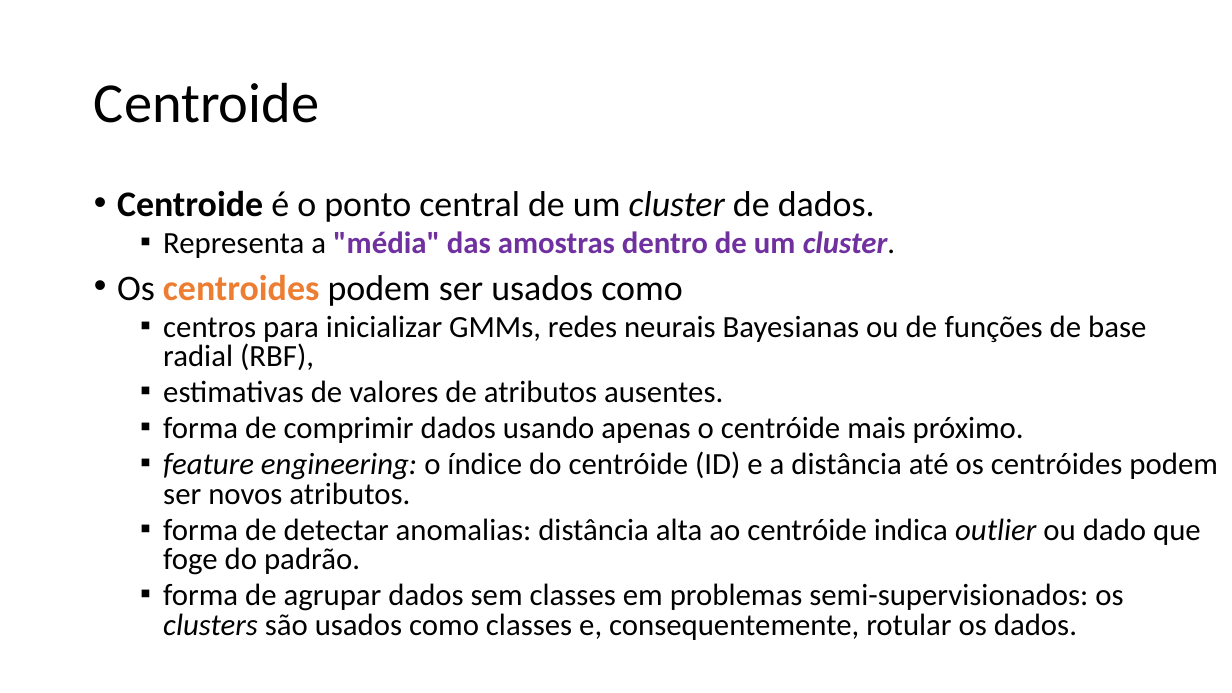
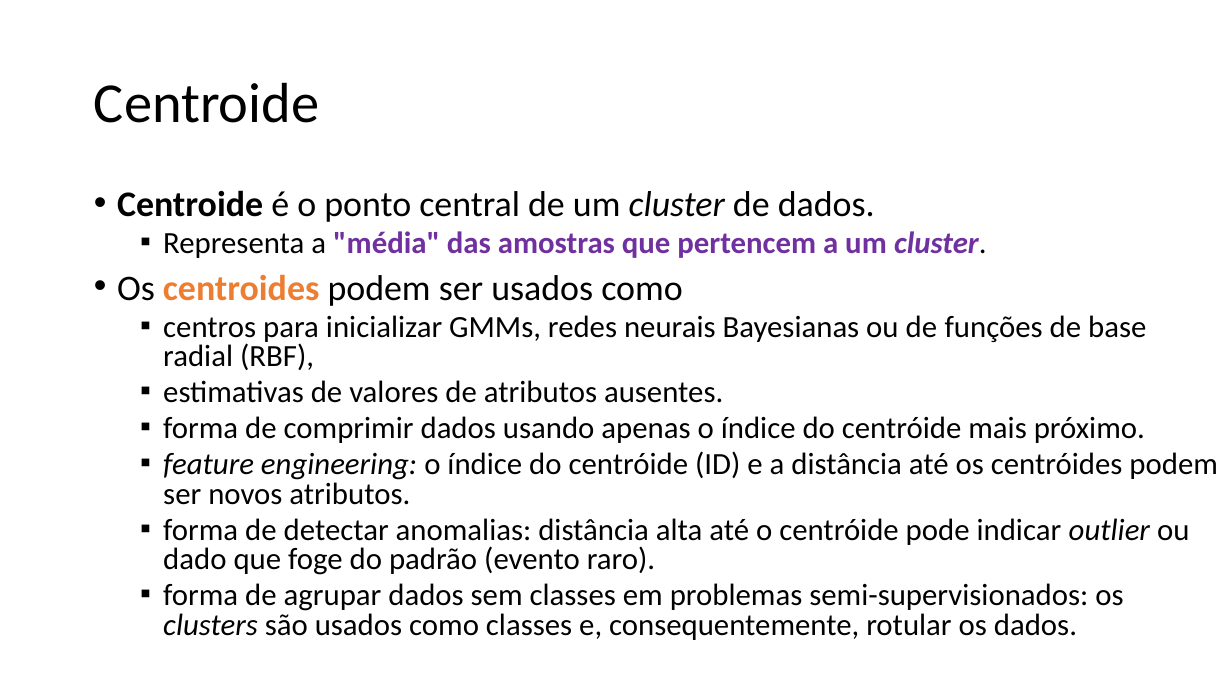
Before and after one commit to zz4fap/c24_inteligencia_artificial, a slide deck: slide 11 of slides/C24_kMeans.pptx. Drawn at 1232x693 pixels with LibreOffice and Linux fonts; fonts in the diff are those of the drawing. Boxes give left, top, right and bottom in pixels: in the first picture for what was removed or moved away, otherwise in the second. Text is boxed around its words. In the diff, an @@ line names an element or a change of style, - is before the commit and + after.

```diff
--- a/slides/C24_kMeans.pptx
+++ b/slides/C24_kMeans.pptx
@@ text at (x1=163, y1=231, x2=986, y2=258): text changed @@
-  ▪ Representa a "média" das amostras dentro de um cluster.
+  ▪ Representa a "média" das amostras que pertencem a um cluster.
@@ text at (x1=163, y1=416, x2=1145, y2=443): text changed @@
-  ▪ forma de comprimir dados usando apenas o centróide mais próximo.
+  ▪ forma de comprimir dados usando apenas o índice do centróide mais próximo.
@@ text at (x1=163, y1=518, x2=1189, y2=575): text changed @@
-  ▪ forma de detectar anomalias: distância alta ao centróide indica outlier ou dado que foge do padrão.
+  ▪ forma de detectar anomalias: distância alta até o centróide pode indicar outlier ou dado que foge do padrão (evento raro).
```
Also in this commit, not shown: 5 other slides changed, 1 other file.
